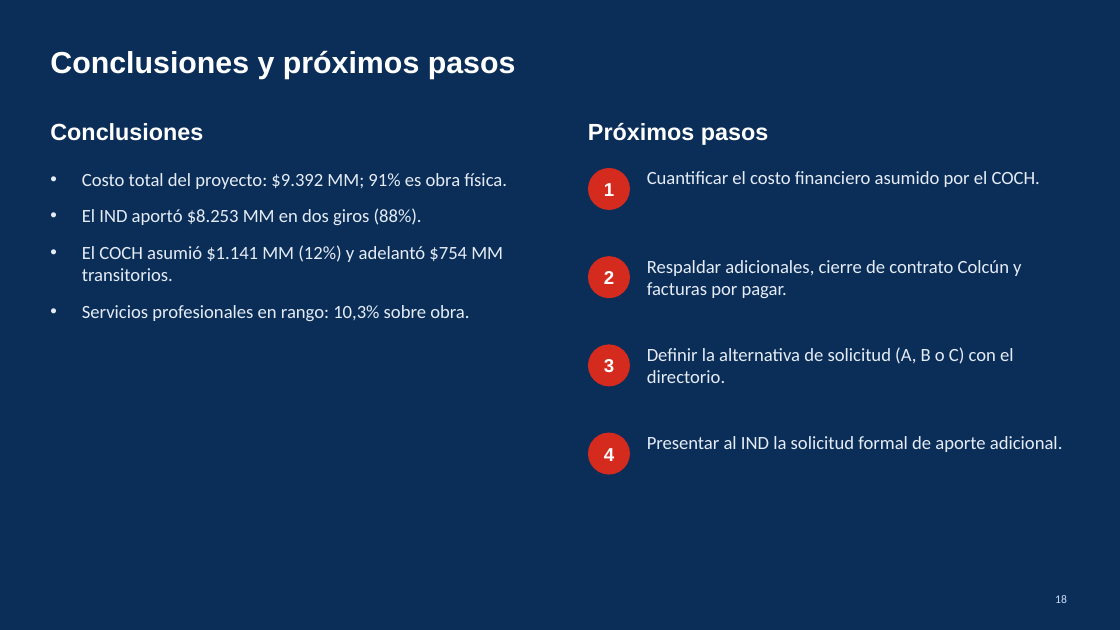
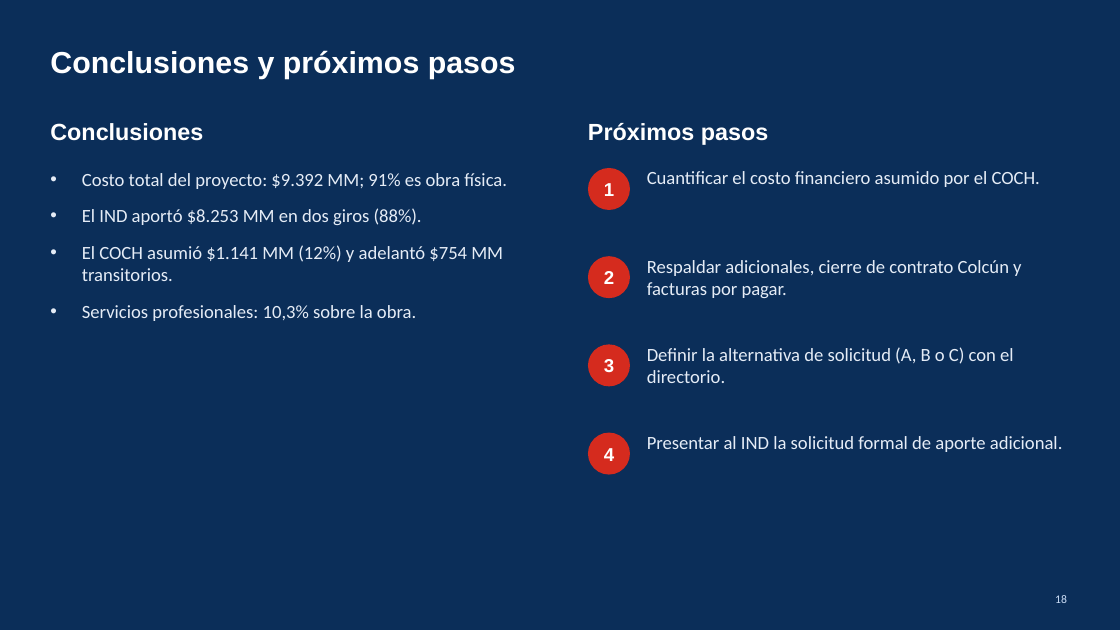
Before and after one commit to mmujicaa-prog/grit-test-app, a slide deck: slide 18 of entregables/Cerrillos_Aporte_COCH_interno.pptx. Drawn at 1120x630 pixels with LibreOffice and Linux fonts; fonts in the diff are those of the drawing; background and template pictures are left out. Boxes give left, top, right and bottom in pixels: in the first picture for what was removed or moved away, otherwise in the second. Text is boxed around its words. In the diff, an @@ line names an element or a change of style, - is before the commit and + after.

```diff
--- a/entregables/Cerrillos_Aporte_COCH_interno.pptx
+++ b/entregables/Cerrillos_Aporte_COCH_interno.pptx
@@ text at (82,305,416,321): text changed @@
-• Servicios profesionales en rango: 10,3% sobre obra.
+• Servicios profesionales: 10,3% sobre la obra.
```
Also in this commit, not shown: 6 other slides changed, 1 other file.
